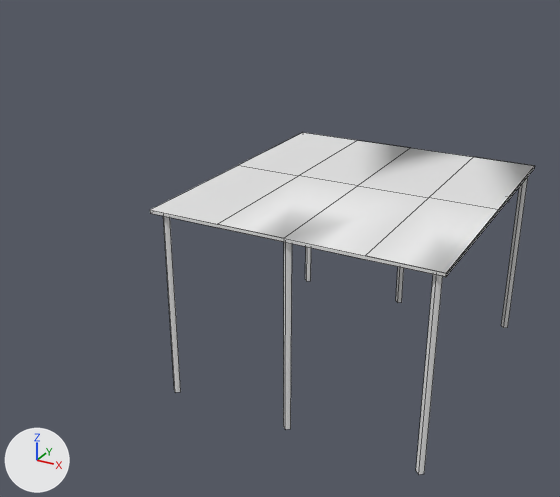
What one commit did to the FBX model Assets/Map/Model_For_Prefabs/WoodFlooring_V2.fbx.
Both versions are drawn from a 50 mm lens placed at (16.7, -26.7, 9.9), pointed at (2.4, -0.7, -3.1). Arrows for +X, +Y and +Z are at lower left; the lights stay in place. Mesh edges are drawn as thin lines. Where no turn or scale is listed for an object, it has been applied to the vertices. Vertices at the same position are counted once.

Objects in the first picture: 'WoodFlooring_V2'.
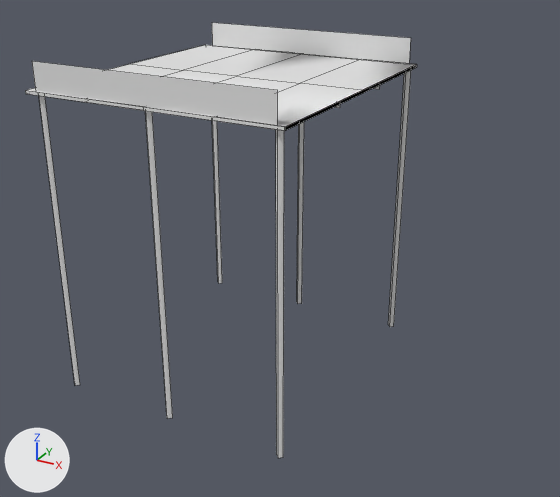
What differs and where, as boxes (x1, y1, x2, y2) in the pictures (560 x 497 px; the box of a moved part takes in the faces that stretch with it):
'WoodFlooring_V2', reshaped (27% taller): before (150, 133, 535, 474); after (25, 23, 417, 458)
part 1 of me_mesh, moved or reshaped: before (446, 166, 535, 276); after (285, 65, 417, 131)
part 2 of me_mesh, moved or reshaped: before (150, 133, 534, 277); after (25, 45, 417, 131)
part 3 of me_mesh, moved or reshaped: before (163, 216, 181, 393); after (39, 96, 80, 385)
part 4 of me_mesh, moved or reshaped: before (305, 247, 311, 281); after (212, 121, 222, 283)
part 5 of me_mesh, moved or reshaped: before (284, 242, 292, 430); after (145, 111, 173, 419)
part 6 of me_mesh, moved or reshaped: before (396, 267, 404, 303); after (297, 122, 304, 303)
part 7 of me_mesh, moved or reshaped: before (416, 274, 443, 474); after (276, 130, 284, 458)
part 8 of me_mesh, moved or reshaped: before (501, 177, 528, 328); after (388, 70, 411, 327)
part 9 of me_mesh, added: after (32, 61, 277, 125)
part 10 of me_mesh, added: after (212, 23, 411, 64)

The change, as a diff of the scene's bpy script:
```diff
--- a/Assets/Map/Model_For_Prefabs/WoodFlooring_V2.fbx.py
+++ b/Assets/Map/Model_For_Prefabs/WoodFlooring_V2.fbx.py
@@ mat_leak_mat_01 @@
+mat_leak_mat_01 = principled_material('Leak_Mat_01')
+mat_leak_mat_01.base_color = (0.8, 0.8, 0.8)  # white #e7e7e7
@@ me_mesh @@
 me_mesh.from_pydata(...)  # 73 vertices, 32 faces; spans x 0.0..10.96, y -6.02..5.95, z -7.71..0.0
 # used by ob_woodflooring_v2; location = (0.0, 0.0, 0.0)
 # verts and faces of me_mesh; kept vertices keep their numbers, new ones are numbered from 73
+# me_mesh part 1: the loose piece of 4 vertices spanning x 10.96, y -6.02..5.95, z -0.12..0.0 is moved by (-5.48, 0.04, 3.72)
+# me_mesh part 2: the loose piece of 25 vertices spanning x 0.0..10.95, y -6.02..5.95, z -0.12..0.0 is moved by (-5.48, 0.04, 3.72)
+# me_mesh part 3: the loose piece of 6 vertices spanning x 0.35..0.66, y -5.88..-5.73, z -7.71..-0.11 is scaled about its middle by (1, 1, 1.68), then moved by (-5.48, 0.04, 1.14)
+# me_mesh part 4: the loose piece of 6 vertices spanning x 0.35..0.66, y 5.61..5.76, z -7.71..-0.11 is scaled about its middle by (1, 1, 1.68), then moved by (-5.48, 0.04, 1.14)
+# me_mesh part 5: the loose piece of 6 vertices spanning x 5.32..5.62, y -5.88..-5.73, z -7.71..-0.11 is scaled about its middle by (1, 1, 1.68), then moved by (-5.48, 0.04, 1.14)
+# me_mesh part 6: the loose piece of 6 vertices spanning x 5.32..5.62, y 5.61..5.76, z -7.71..-0.11 is scaled about its middle by (1, 1, 1.68), then moved by (-5.48, 0.04, 1.14)
+# me_mesh part 7: the loose piece of 6 vertices spanning x 10.48..10.78, y -5.88..-5.73, z -7.71..-0.11 is scaled about its middle by (1, 1, 1.68), then moved by (-5.48, 0.04, 1.14)
+# me_mesh part 8: the loose piece of 6 vertices spanning x 10.48..10.78, y 5.61..5.76, z -7.71..-0.11 is scaled about its middle by (1, 1, 1.68), then moved by (-5.48, 0.04, 1.14)
+# me_mesh part 9
+verts[73] = (-5.02, -5.92, 4.82)  # pixel (31, 60)
+verts[74] = (-5.02, -5.92, 3.71)  # pixel (35, 91)
+verts[77] = (5.17, -5.92, 4.83)  # pixel (277, 89)
+verts[78] = (5.17, -5.92, 3.71)  # pixel (277, 125)
+faces += [(73, 74, 78, 77)]  # mat_leak_mat_01 (white #e7e7e7)
+# me_mesh part 10
+verts[75] = (-5.02, 5.92, 4.82)  # pixel (211, 22)
+verts[76] = (-5.02, 5.92, 3.71)  # pixel (212, 45)
+verts[79] = (5.15, 5.92, 4.83)  # pixel (410, 37)
+verts[80] = (5.15, 5.92, 3.71)  # pixel (409, 64)
+faces += [(75, 76, 80, 79)]  # mat_leak_mat_01 (white #e7e7e7)
 me_mesh.materials.append(mat_wood_mat_02)
+me_mesh.materials.append(mat_leak_mat_01)  # white #e7e7e7
```
